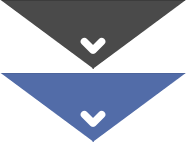
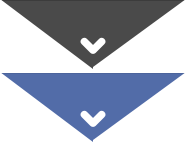
Layers edited between the first and the second 186 x 142 image:
removed layer "Vector Smart Object copy 12" over [0, 73, 186, 142]
added layer "Shape 74" above "Shape 73 copy" over [1, 73, 185, 142]
removed layer "Vector Smart Object copy 11" over [0, 0, 186, 69]
added layer "Shape 74 copy 2" over [1, 0, 185, 69]
